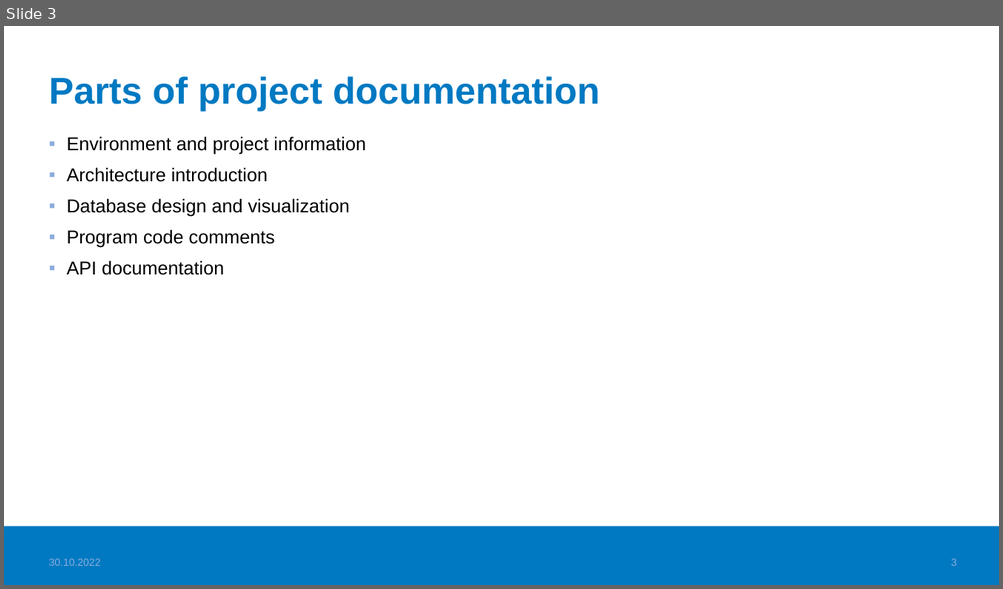
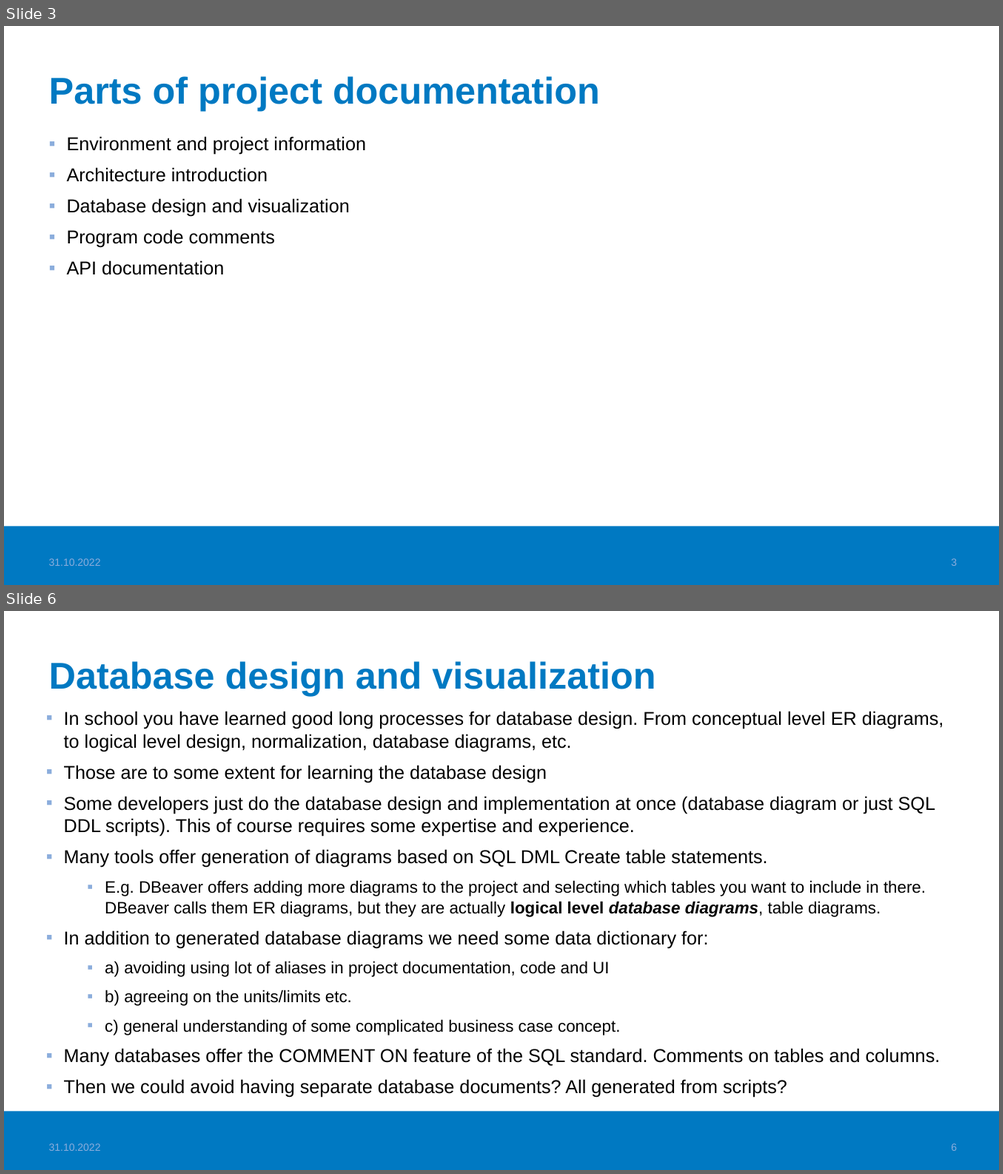
Before and after one commit to haagahelia/ohke-teknologiat, a slide deck: 06_ohjelmistoarkkitehtuurit_ja_patternit/documentation_principles_for_sw_projects.pptx. Shown one above the other, each under a label of ours: slide 3 before the commit, slides 3 and 6 after it; the slides between them are not shown. The pictures are 1003x589 and 1003x1174 pixels, drawn with LibreOffice and Linux fonts; fonts in the diff are those of the drawing; background and template pictures are left out. Boxes give left, top, right and bottom in pixels: in the first picture for what was removed or moved away, otherwise in the second. Text is boxed around its words. In the diff, an @@ line names an element or a change of style, - is before the commit and + after.

Commit message:
Project documentation philosophy added

```diff
--- a/06_ohjelmistoarkkitehtuurit_ja_patternit/documentation_principles_for_sw_projects.pptx
+++ b/06_ohjelmistoarkkitehtuurit_ja_patternit/documentation_principles_for_sw_projects.pptx
@@ slide 6 added at <box>4,611,999,1170</box>, background #FFFFFF; not listed: 1 template element that a slide beside it also shows @@
@@ title added at <box>49,661,655,695</box>, 36 pt, text #0079C2, bold @@
+Database design and visualization
@@ text added at <box>64,711,944,1098</box>, 18 pt, text #000000 @@
+▪ In school you have learned good long processes for database design. From conceptual level ER diagrams, to logical level design, normalization, database diagrams, etc.
+▪ Those are to some extent for learning the database design
+▪ Some developers just do the database design and implementation at once (database diagram or just SQL DDL scripts). This of course requires some expertise and experience.
+▪ Many tools offer generation of diagrams based on SQL DML Create table statements.
+  ▪ E.g. DBeaver offers adding more diagrams to the project and selecting which tables you want to include in there. DBeaver calls them ER diagrams, but they are actually logical level database diagrams, table diagrams.
+▪ In addition to generated database diagrams we need some data dictionary for:
+  ▪ a) avoiding using lot of aliases in project documentation, code and UI
+  ▪ b) agreeing on the units/limits etc.
+  ▪ c) general understanding of some complicated business case concept.
+▪ Many databases offer the COMMENT ON feature of the SQL standard. Comments on tables and columns.
+▪ Then we could avoid having separate database documents? All generated from scripts?
@@ text added at <box>49,1144,101,1151</box>, 10 pt, text #8BADDC @@
+31.10.2022
@@ page number added at <box>950,1144,956,1151</box>, 10 pt, text #8BADDC @@
+6
@@ slide 3 changed as well @@
@@ text at <box>49,559,101,566</box>: text changed @@
-30.10.2022
+31.10.2022
```
Also in this commit, not shown: 2 other slides changed, 2 other slides added, 1 other file.
